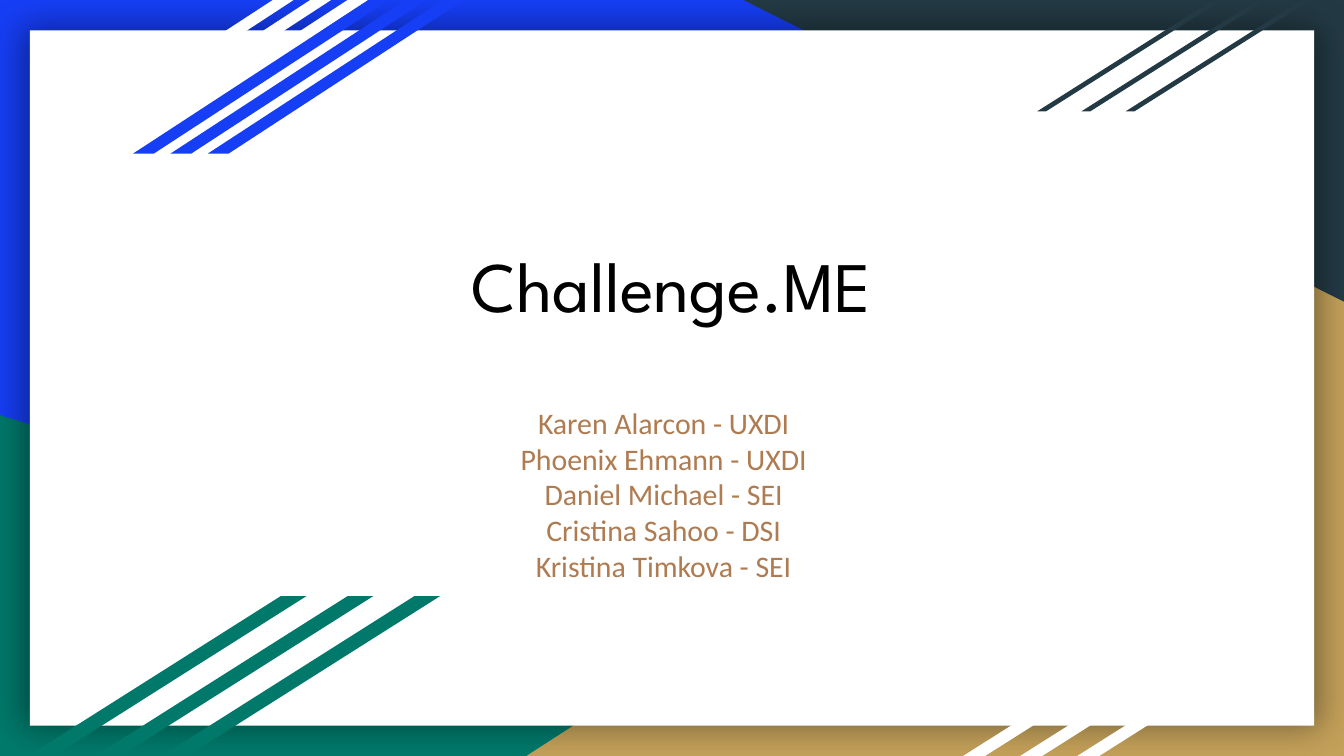
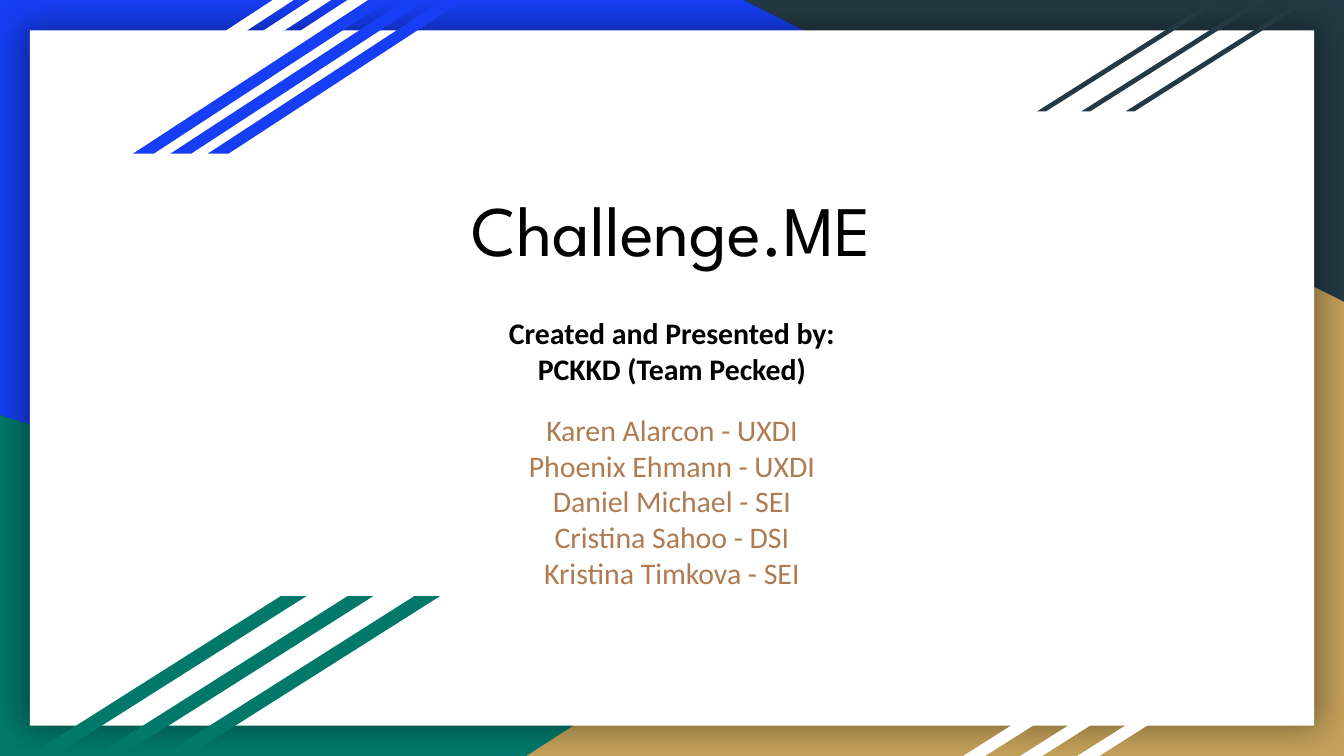
Before and after one commit to CristinaSahoo/Motivation-Through-Friendly-Competition, a slide deck: slide 1 of presentation/Motivation-Friendly-Competition.pptx. Drawn at 1344x756 pixels with LibreOffice and Linux fonts; fonts in the diff are those of the drawing. Boxes give left, top, right and bottom in pixels: in the first picture for what was removed or moved away, otherwise in the second. Text is boxed around its words. In the diff, an @@ line names an element or a change of style, - is before the commit and + after.

```diff
--- a/presentation/Motivation-Friendly-Competition.pptx
+++ b/presentation/Motivation-Friendly-Competition.pptx
@@ title "Challenge.ME": place and size @@
-title "Challenge.ME" at (472, 263, 872, 328)
+title "Challenge.ME" at (472, 207, 872, 272)
@@ text added at (509, 323, 835, 385), 16 pt, text #000000, bold @@
+Created and Presented by:
+PCKKD (Team Pecked)
@@ subtitle "Karen Alarcon - UXDI": place and size @@
-subtitle "Karen Alarcon - UXDI" at (521, 413, 806, 577)
+subtitle "Karen Alarcon - UXDI" at (529, 420, 814, 584)
```
Also in this commit, not shown: 2 other slides changed, 6 slides added, 1 slide removed, 3 other files.
